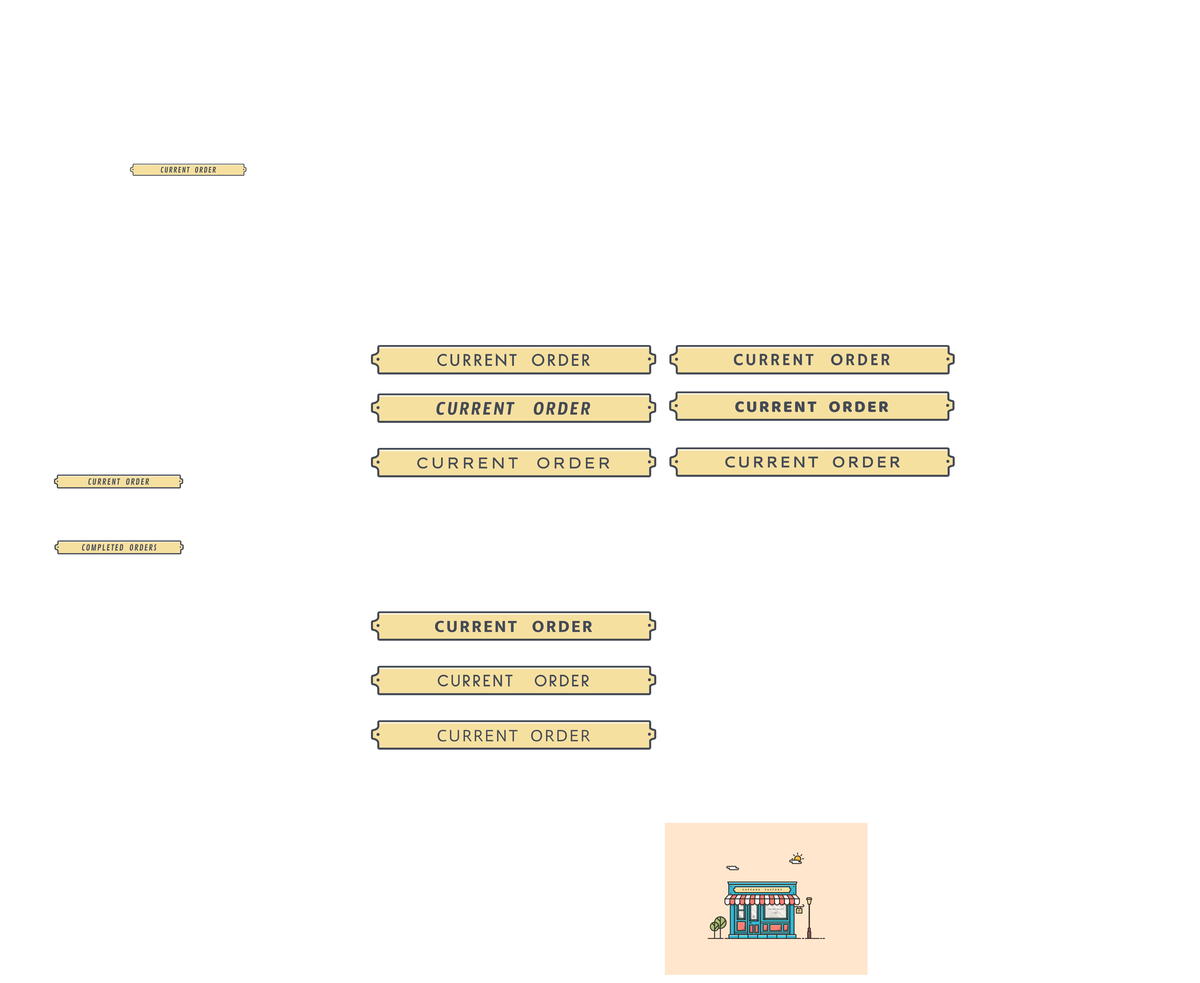
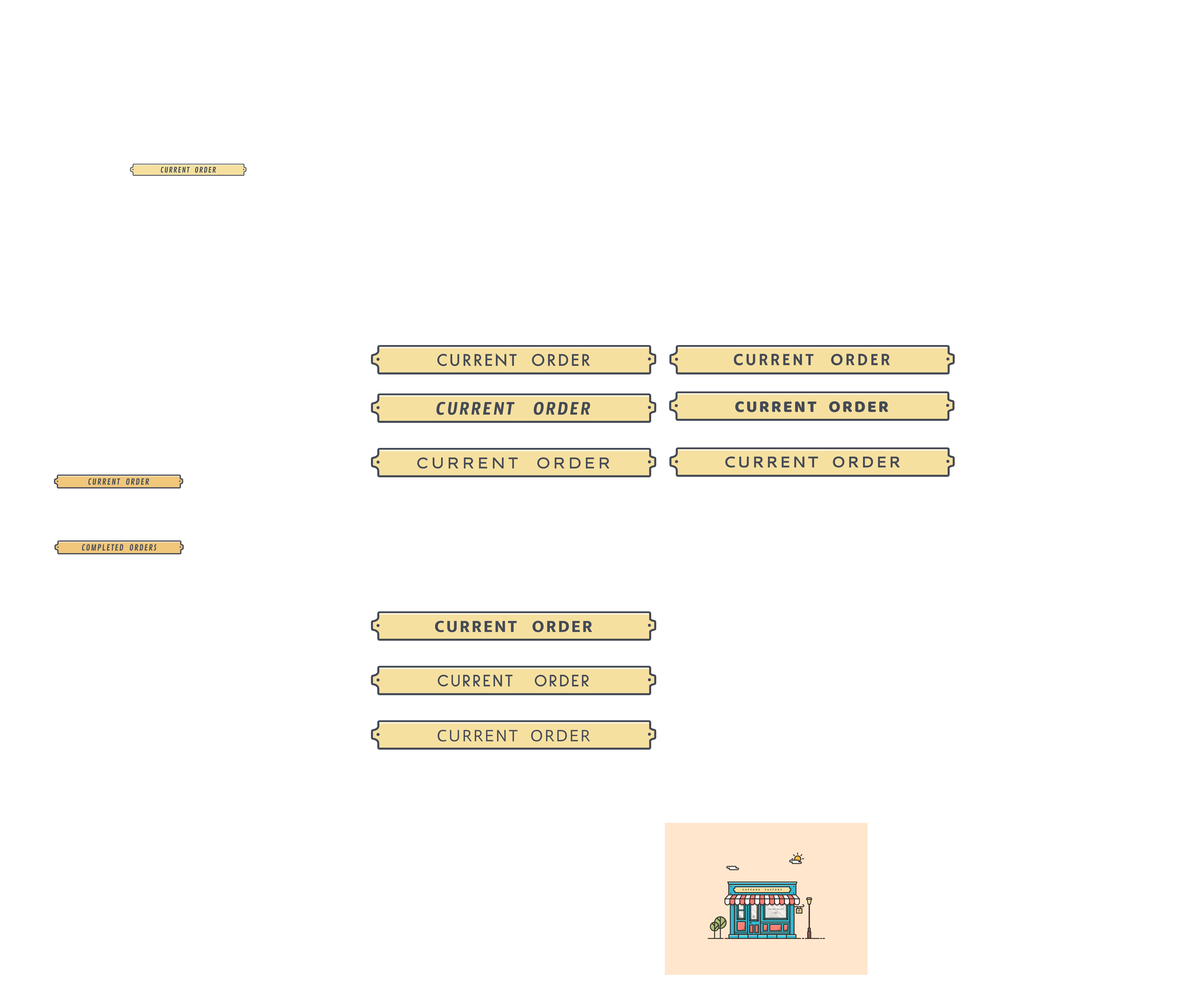
The second w=1200, h=983 image is a revision of the first. Changes to its layers:
painted on "Shape 1 copy 2" (1st of 11, in "Group 1 copy 10") over [55, 541, 183, 554]
painted on "Shape 1 copy 2" (2nd of 11, in "Group 1 copy 4") over [55, 475, 182, 488]
